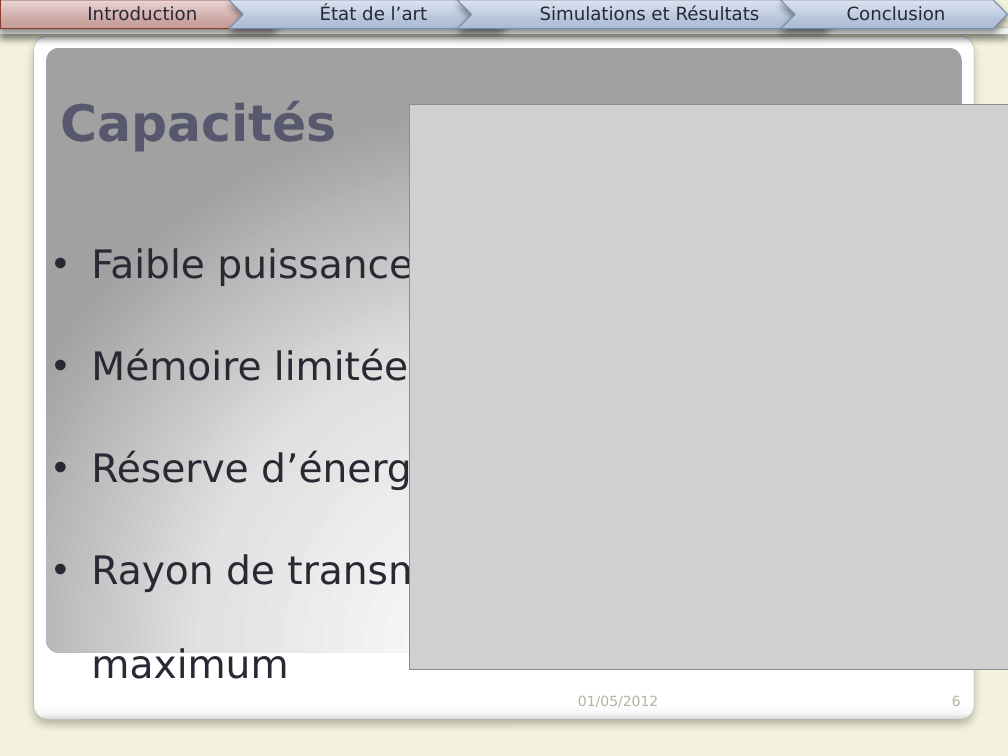
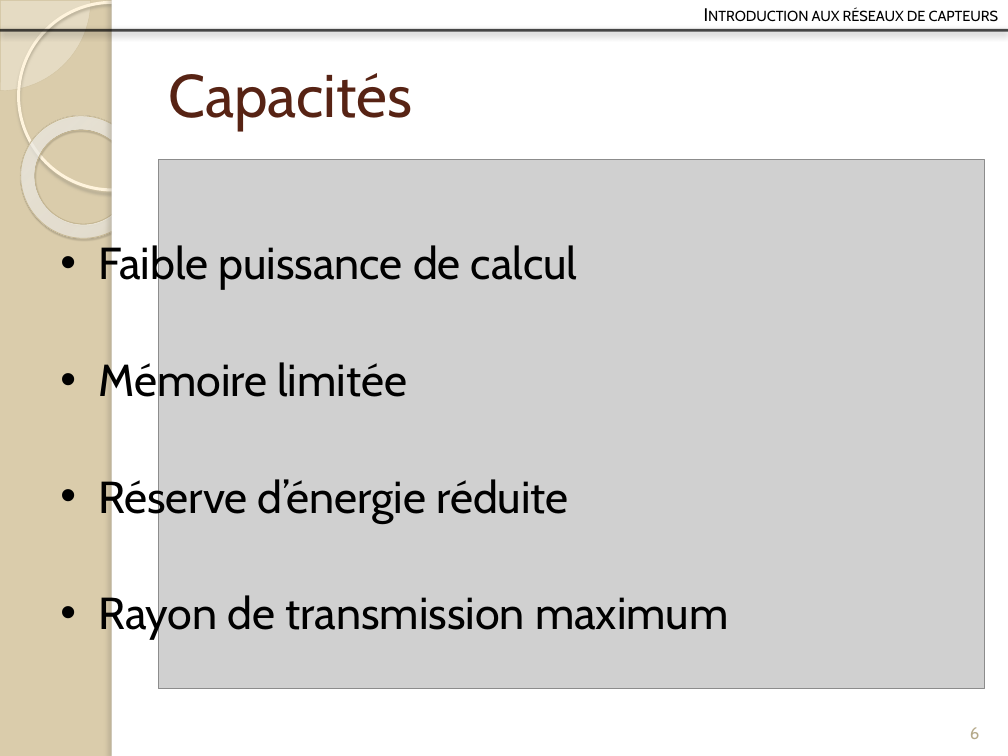
Before and after one commit to Patre/Energy-saving-in-sensors--networks, a slide deck: slide 6 of Redaction/Presentation/pres.pptx. Drawn at 1008x756 pixels with LibreOffice and Linux fonts; fonts in the diff are those of the drawing; grey boxes stand for pictures. Boxes give left, top, right and bottom in pixels: in the first picture for what was removed or moved away, otherwise in the second. Text is boxed around its words. In the diff, an @@ line names an element or a change of style, - is before the commit and + after.

```diff
--- a/Redaction/Presentation/pres.pptx
+++ b/Redaction/Presentation/pres.pptx
@@ background #F3F2DC to #DACCAB @@
@@ pie slice (boxed as its full ellipse) added at (0, 0, 91, 91), fill #FEFAF4 at 33% opacity, outline #D3C39F 0.25 pt @@
@@ ellipse added at (18, 2, 206, 190), outline #FFF5DE 2.15 pt @@
@@ rectangle added at (112, 0, 1008, 756), fill #FFFFFF @@
@@ rectangle added at (112, 0, 120, 756), fill #FFFFFF @@
@@ text added at (812, 8, 998, 22), 12.9 pt, text #000000, small capitals @@
+Introduction aux réseaux de capteurs
@@ group removed at (0, 0, 1008, 31): 4 texts, 3 chevrons, 1 line, 1 pentagon arrow @@
-Introduction
-État de l’art
-Simulations et Résultats
-Conclusion
@@ line (0, 30) - (1008, 30): stroke #292934 3.35 pt to #000000 2 pt @@
@@ rounded rectangle removed at (33, 36, 974, 720) @@
@@ rounded rectangle removed at (46, 47, 962, 652) @@
@@ title "Capacités": place and size @@
-title "Capacités" at (60, 101, 336, 151)
+title "Capacités" at (168, 73, 412, 130)
@@ title "Capacités" at (168, 73, 412, 130): size 36 to 43 pt, font DejaVu Sans to Cabin, text colour #57576E to #572314, bold off; vertical alignment bottom to middle @@
@@ donut added at (0, 91, 169, 263), fill gradient #FFFCF6 to #FFFEFB to #F0D28E, outline #C7B893 0.58 pt @@
@@ text "Faible puissance de calcul": place and size @@
-text "Faible puissance de calcul" at (91, 246, 537, 679)
+text "Faible puissance de calcul" at (98, 242, 729, 639)
@@ text "Faible puissance de calcul" at (98, 242, 729, 639): size 28 to 32 pt, font DejaVu Sans to Cabin, text colour #292934 to #000000 @@
@@ picture: place and size @@
-picture at (409, 104, 1008, 669)
+picture at (158, 159, 985, 688)
@@ text removed at (578, 696, 658, 707) @@
-01/05/2012
@@ page number: place and size @@
-page number at (952, 696, 961, 706)
+page number at (970, 727, 980, 739)
@@ page number at (970, 727, 980, 739): size 10 to 12 pt, font DejaVu Sans to Cabin, text colour #B4B3A3 to #B6A98A; alignment right to centre @@
```
Also in this commit, not shown: 22 other slides changed, 5 slides added, 15 slides removed, 5 other files.
